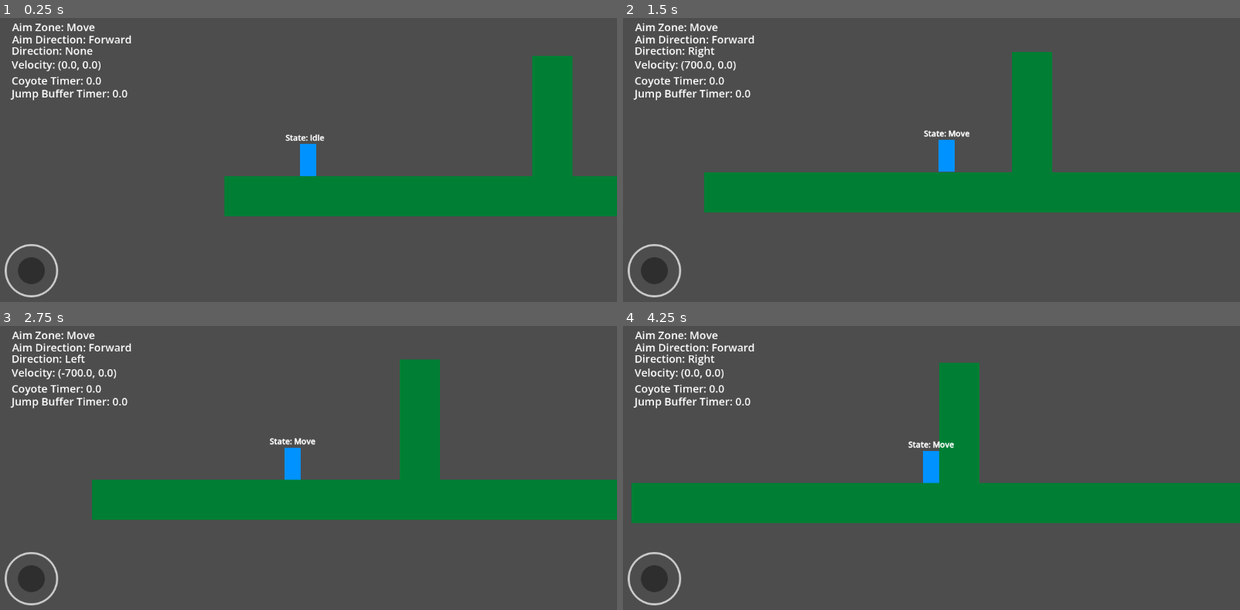
Above: before the commit, frames 1-4 (two rows, left to right).
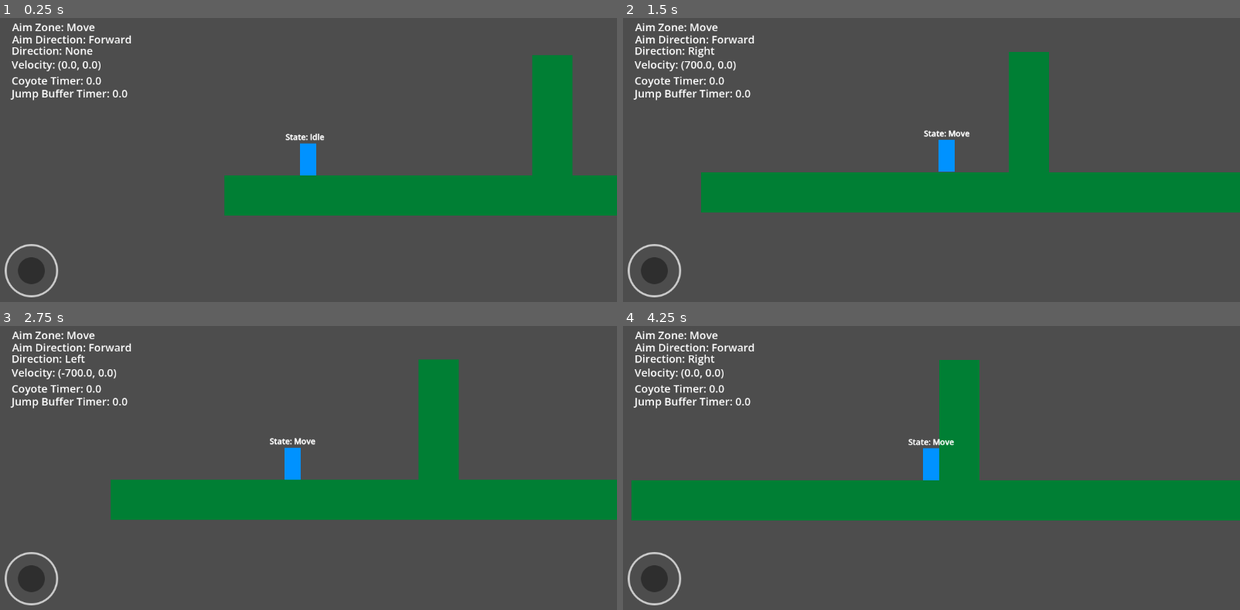
Above: after the commit, the same moments.

Repository: Mrdarx444/Veinbreaker
Game: Godot game, scene res://source/test/world.tscn
Same seed, same stepped clock (60 frames per second), same inputs: the game is played once before the commit and once after it.
Inputs:
- Up to frame 1 (0.25 s): no input
- Up to frame 2 (1.5 s): hold D (Right) from 0.53 s (still down); tap Space (Jump) at 0.77 s
- Up to frame 3 (2.75 s): tap Space (Jump) at 1.52 s; release D (Right) at 2.03 s; hold A (Left) from 2.03 s (still down)
- Up to frame 4 (4.25 s): release A (Left) at 2.78 s; hold D (Right) from 2.78 s (still down); tap Space (Jump) at 3.02, 3.77 s

The runs differ from the first frame. In frame 1, 0.4% of the frame differs, in the area x 36-100%, y 13-70%; in frame 2, 0.5%; in frame 3, 3.0%, in the area x 14-75%, y 11-69%; in frame 4, 2.3%.

Commit message:
Fixed Code buggs

Diff:
--- a/source/scenes/Player/player.tscn
+++ b/source/scenes/Player/player.tscn
@@ -30,7 +30,6 @@
 
 [node name="Player" type="CharacterBody2D" unique_id=1568325260]
 script = ExtResource("1_31g4s")
-jump_cut_mult = 0.27
 
 [node name="TempSprite" type="ColorRect" parent="." unique_id=739025270]
 custom_minimum_size = Vector2(60, 120)
--- a/source/scripts/Player/PlayerState.gd
+++ b/source/scripts/Player/PlayerState.gd
@@ -5,6 +5,7 @@
 	var player: Player = state_owner
 	gravity_handle(delta, state_owner as Player)
 	state_machine.change_state(get_next_state(player))
+	player.move_and_slide()
 
 func get_next_state(player: Player) -> StringName:
 	return &""
@@ -30,3 +31,9 @@
 				player.speed * player.joystick.move_direction * player.aiming_slowdown_ratio,
 				player.acceleration * delta
 			)
+
+func can_wall_slide(player: Player) -> bool:
+	if !player.is_on_wall() or player.is_on_floor(): return false
+	var moving_into_wall = (player.left_raycast.is_colliding() and player.joystick.move_direction == -1) or \
+	(player.right_raycast.is_colliding() and player.joystick.move_direction == 1)
+	return moving_into_wall and !player.bottom_slide_stop_raycast.is_colliding()
--- a/source/scripts/Player/States/fall_state.gd
+++ b/source/scripts/Player/States/fall_state.gd
@@ -16,12 +16,7 @@
 	if Input.is_action_just_pressed("Jump"):
 		if !player.coyote_timer.is_stopped():
 			return &"Jump"
-	if player.is_on_wall() and !player.is_on_floor():
-		if (
-			((player.left_raycast.is_colliding() and player.joystick.move_direction == -1) or
-			(player.right_raycast.is_colliding() and player.joystick.move_direction == 1)) and
-			!player.bottom_slide_stop_raycast.is_colliding()
-		):
-			return &"WallSlide"
+	if can_wall_slide(player):
+		return &"WallSlide"
 
 	return &""
--- a/source/scripts/Player/States/jump_state.gd
+++ b/source/scripts/Player/States/jump_state.gd
@@ -26,11 +26,6 @@
 		else :
 			player.velocity.y *= player.jump_cut_mult
 			return &"Fall"
-	if player.is_on_wall() and !player.is_on_floor():
-		if (
-			((player.left_raycast.is_colliding() and player.joystick.move_direction == -1) or
-			(player.right_raycast.is_colliding() and player.joystick.move_direction == 1)) and
-			!player.bottom_slide_stop_raycast.is_colliding()
-		):
-			return &"WallSlide"
+	if can_wall_slide(player):
+		return &"WallSlide"
 	return &""
--- a/source/scripts/Player/States/wall_state.gd
+++ b/source/scripts/Player/States/wall_state.gd
@@ -8,7 +8,7 @@
 	super.physics_update(delta, state_owner, state_machine)
 
 func gravity_handle(delta: float, player: Player):
-	player.velocity.y += player.gravity * delta * player.wall_slide_coeffitient
+	player.velocity.y += player.gravity * delta * player.wall_slide_coefficient
 
 func get_next_state(player: Player) -> StringName:
 	if player.is_on_floor():
--- a/source/scripts/Player/player.gd
+++ b/source/scripts/Player/player.gd
@@ -10,13 +10,13 @@
 var gravity: float = ProjectSettings.get_setting("physics/2d/default_gravity") * 2
 @export var max_fall_speed: float = 1500.0
 @export var jump_velocity: float = -900
-@export_range(0, 1, .01) var jump_cut_mult: float = 0.2
+@export_range(0, 1, .01) var jump_cut_mult: float = 0.3
 @export var coyote_time: float = 0.12
 @export var jump_buffer_time: float = 0.15
 #@export var jump_buffer_min_velocity: float = 500.0
 @export_subgroup("Wall slide/jump")
-@export_range(0, 1, .01) var wall_slide_coeffitient: float = 0.1
-@export var wall_jump_velocity_x: float = 1000.0
+@export_range(0, 1, .01) var wall_slide_coefficient: float = 0.45
+@export var wall_jump_velocity_x: float = 800.0
 
 # Nodes
 @onready var joystick: PlayerAimComponent = $Components/PlayerAimComponent
@@ -39,10 +39,9 @@
 	jump_buffer_timer.wait_time = jump_buffer_time
 
 func _physics_process(delta: float) -> void:
-	move_and_slide()
-	_debugg()
+	_debug()
 
-func _debugg():
+func _debug():
 	zone_label.text = "Aim Zone: " + joystick.aim_zone_debbug[joystick.current_zone]
 	direction_label.text = "Aim Direction: " + joystick.aim_direction_debbug[joystick.aim_direction]
 
